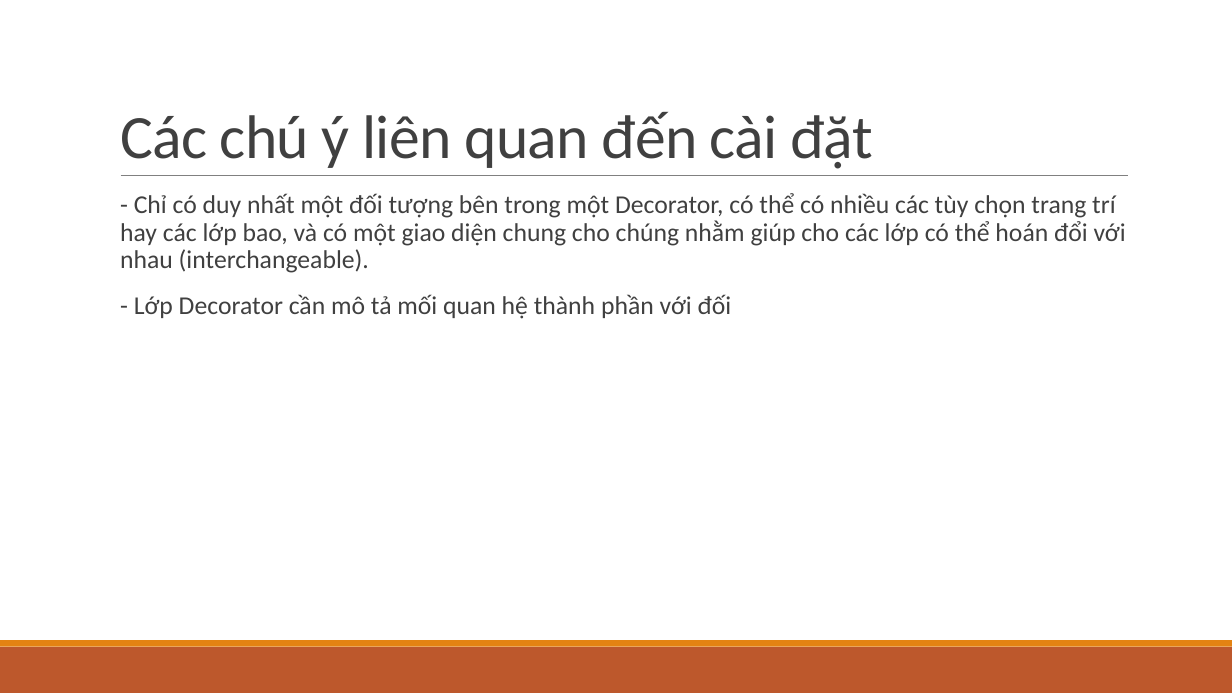
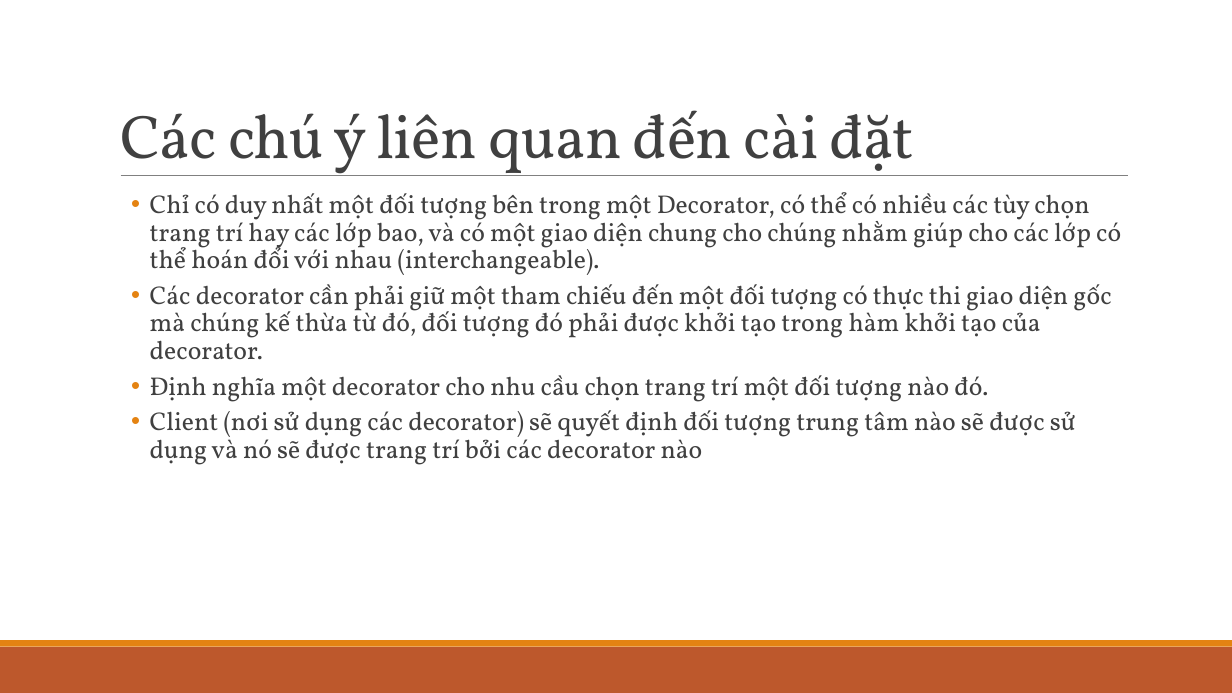
Before and after one commit to ChrisJamison/design_pattern, a slide deck: slide 13 of DP version 1.1.pptx. Drawn at 1232x693 pixels with LibreOffice and Linux fonts; fonts in the diff are those of the drawing. Boxes give left, top, right and bottom in pixels: in the first picture for what was removed or moved away, otherwise in the second. Text is boxed around its words. In the diff, an @@ line names an element or a change of style, - is before the commit and + after.

```diff
--- a/DP version 1.1.pptx
+++ b/DP version 1.1.pptx
@@ title "Các chú ý liên quan ..." at <box>120,110,915,176</box>: font Calibri to Vollkorn @@
@@ text at <box>150,192,1121,465</box>: text changed; font Calibri to Vollkorn @@
-  - Chỉ có duy nhất một đối tượng bên trong một Decorator, có thể có nhiều các tùy chọn trang trí hay các lớp bao, và có một giao diện chung cho chúng nhằm giúp cho các lớp có thể hoán đổi với nhau (interchangeable).
-  - Lớp Decorator cần mô tả mối quan hệ thành phần với đối
+  • Chỉ có duy nhất một đối tượng bên trong một Decorator, có thể có nhiều các tùy chọn trang trí hay các lớp bao, và có một giao diện chung cho chúng nhằm giúp cho các lớp có thể hoán đổi với nhau (interchangeable).
+  • Các decorator cần phải giữ một tham chiếu đến một đối tượng có thực thi giao diện gốc mà chúng kế thừa từ đó, đối tượng đó phải được khởi tạo trong hàm khởi tạo của decorator.
+  • Định nghĩa một decorator cho nhu cầu chọn trang trí một đối tượng nào đó.
+  • Client (nơi sử dụng các decorator) sẽ quyết định đối tượng trung tâm nào sẽ được sử dụng và nó sẽ được trang trí bởi các decorator nào
```
Also in this commit, not shown: 24 other slides changed, 5 slides added, 1 slide removed.
